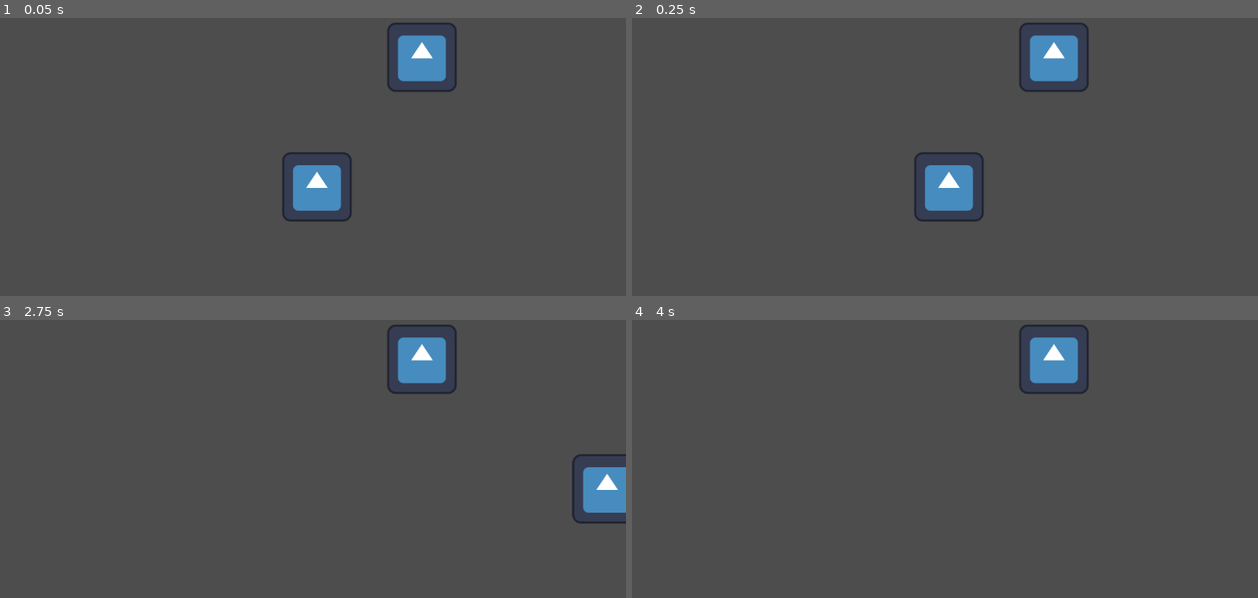
Above: before the commit, frames 1-4 (two rows, left to right).
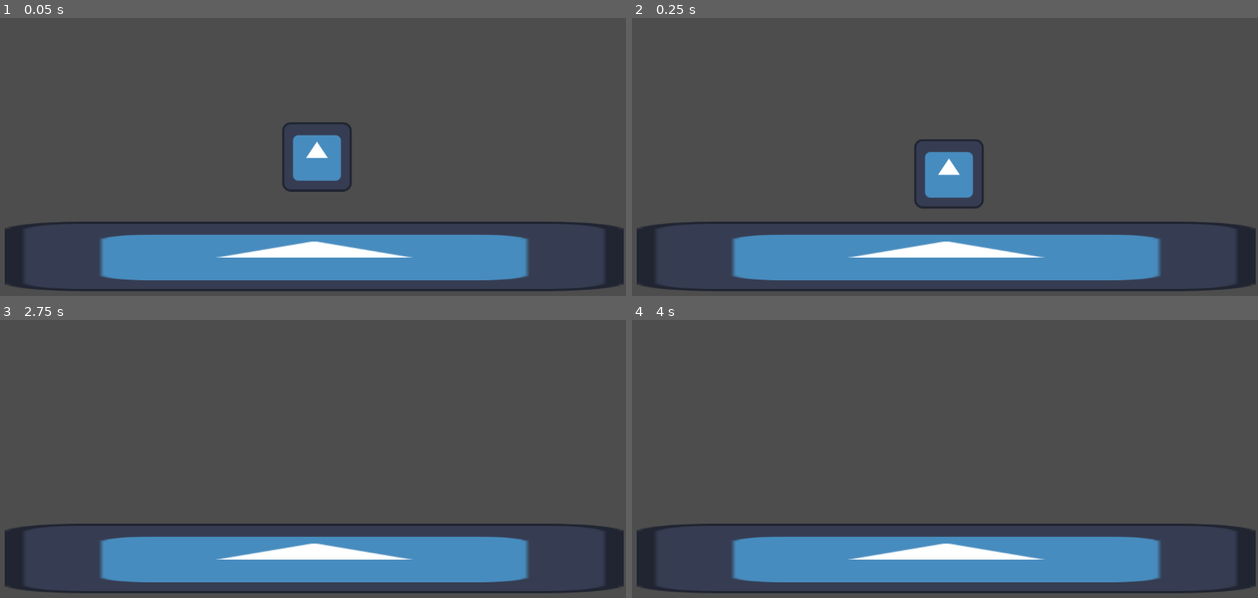
Above: after the commit, the same moments.

Repository: dzfrias/gladiator
Game: Godot game, scene res://scenes/test_scene.tscn
Two runs of this game, one before a commit and one after it. Both use one fixed random seed, a clock stepped at 60 frames per second and the inputs below. The engine's default icon, where the game draws it, is replaced by a stand-in: a white triangle on a blue panel in a dark square.
Inputs:
- Up to frame 1 (0.05 s): no input
- Up to frame 2 (0.25 s): no input
- Up to frame 3 (2.75 s): hold Space (jump, bound only after the commit) 0.53-1.28 s; hold D (right) 0.53-2.03 s; tap Space (jump, bound only after the commit) at 1.35, 1.52, 1.82 s; tap Enter at 2 s; hold A (left) from 2.03 s (still down); hold Space (jump, bound only after the commit) from 2.03 s (still down)
- Up to frame 4 (4 s): release A (left) at 2.78 s; release Space (jump, bound only after the commit) at 2.78 s; hold D (right) from 2.78 s (still down); tap Space (jump, bound only after the commit) at 2.85, 3.02, 3.32, 3.5 s; hold Space (jump, bound only after the commit) from 3.53 s (still down)

The runs differ from the first frame. In frame 1, 18% of the frame differs, in the area x 0-100%, y 1-99%; in frame 2, 17%; in frame 3, 17%; in frame 4, 16%.

Commit message:
add basic jumping

Diff:
--- a/project.godot
+++ b/project.godot
@@ -29,3 +29,9 @@
 , Object(InputEventKey,"resource_local_to_scene":false,"resource_name":"","device":-1,"window_id":0,"alt_pressed":false …(186 unchanged characters)…
 ]
 }
+jump={
+"deadzone": 0.5,
+"events": [Object(InputEventKey,"resource_local_to_scene":false,"resource_name":"","device":-1,"window_id":0,"alt_pressed":false,"shift_pressed":false,"ctrl_pressed":false,"meta_pressed":false,"pressed":false,"keycode":0,"physical_keycode":32,"key_label":0,"unicode":32,"location":0,"echo":false,"script":null)
+, Object(InputEventKey,"resource_local_to_scene":false,"resource_name":"","device":-1,"window_id":0,"alt_pressed":false,"shift_pressed":false,"ctrl_pressed":false,"meta_pressed":false,"pressed":false,"keycode":0,"physical_keycode":4194320,"key_label":0,"unicode":0,"location":0,"echo":false,"script":null)
+]
+}
--- a/scenes/test_scene.tscn
+++ b/scenes/test_scene.tscn
@@ -1,16 +1,25 @@
-[gd_scene load_steps=3 format=3 uid="uid://bwfjl353c2wgp"]
+[gd_scene load_steps=4 format=3 uid="uid://bwfjl353c2wgp"]
 
 [ext_resource type="PackedScene" uid="uid://dv7ihnextsw4v" path="res://scenes/player.tscn" id="1_ql7v1"]
 [ext_resource type="Texture2D" uid="uid://dccns2r7l5dx3" path="res://icon.svg" id="2_xlqv4"]
 
+[sub_resource type="RectangleShape2D" id="RectangleShape2D_yvj7l"]
+size = Vector2(128, 126)
+
 [node name="TestScene" type="Node2D"]
 
 [node name="Player" parent="." instance=ExtResource("1_ql7v1")]
-position = Vector2(8, -4)
+position = Vector2(8, -61)
 move_speed = 40000.0
 
-[node name="Block" type="Sprite2D" parent="."]
-position = Vector2(201, -243)
+[node name="Camera2D" type="Camera2D" parent="."]
+
+[node name="Floor" type="StaticBody2D" parent="."]
+position = Vector2(3, 124)
+scale = Vector2(8.895, 1)
+
+[node name="Block" type="Sprite2D" parent="Floor"]
 texture = ExtResource("2_xlqv4")
 
-[node name="Camera2D" type="Camera2D" parent="."]
+[node name="CollisionShape2D" type="CollisionShape2D" parent="Floor"]
+shape = SubResource("RectangleShape2D_yvj7l")
--- a/scripts/player.gd
+++ b/scripts/player.gd
@@ -1,6 +1,7 @@
 extends CharacterBody2D
 
 @export var move_speed : float = 10000
+@export var jump_speed : float = 500
 
 func _process(delta: float) -> void:
 	if Input.is_action_pressed("left") and Input.is_action_pressed("right"):
@@ -11,4 +12,10 @@
 		velocity.x = move_speed * delta
 	else:
 		velocity.x = 0
+
+	velocity.y += get_gravity().y * delta
+
+	if is_on_floor() and Input.is_action_pressed("jump"):
+		velocity.y = -jump_speed
+
 	move_and_slide()
